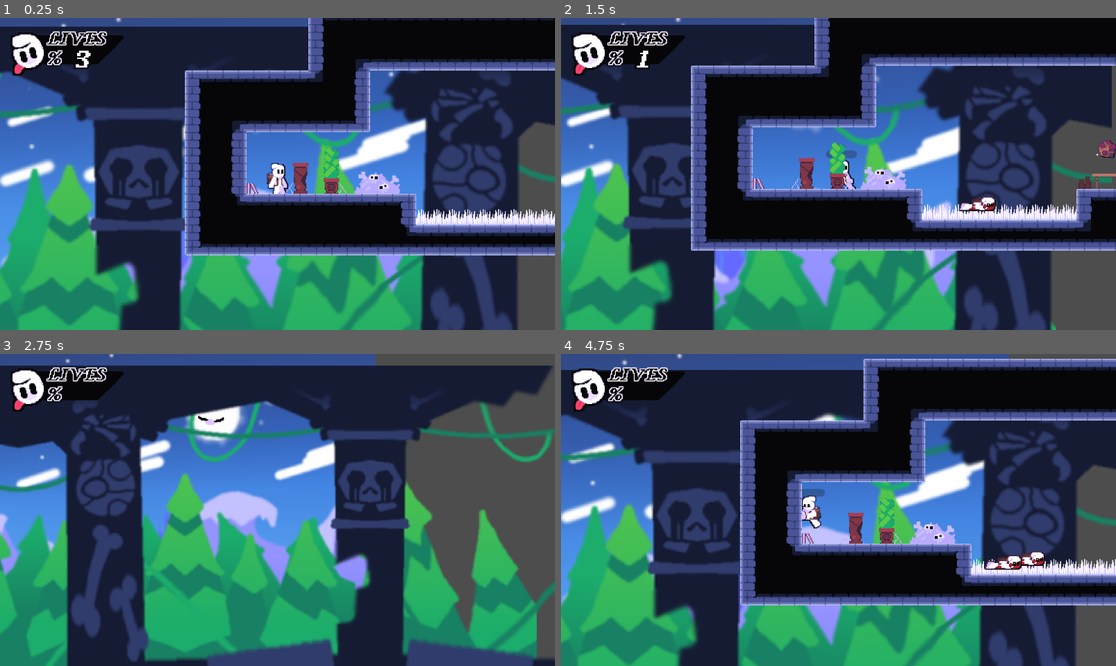
Above: before the commit, frames 1-4 (two rows, left to right).
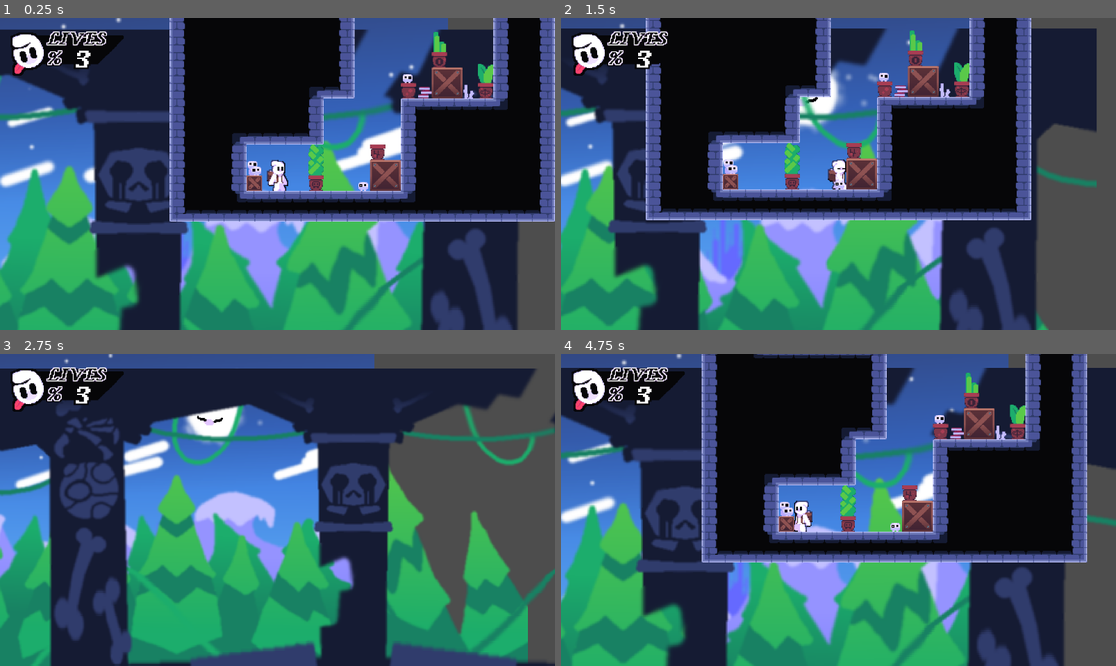
Above: after the commit, the same moments.

Repository: INV-matt/GMTK-game-jam
Game: Godot game, scene res://Main/main.tscn
The game is run twice, just before and just after one commit, with the same random seed, the same clock (stepped at 60 frames per second) and the same inputs.
Inputs:
- Up to frame 1 (0.25 s): no input
- Up to frame 2 (1.5 s): hold D (pl_right) from 0.53 s (still down); tap Z (pl_attack) at 0.6 s; tap Space (pl_jump) at 0.77 s; tap E (pl_dash) at 1.35 s
- Up to frame 3 (2.75 s): tap Space (pl_jump) at 1.52 s; release D (pl_right) at 2.03 s; hold A (pl_left) from 2.03 s (still down); tap Tab (pl_scout) at 2.1 s
- Up to frame 4 (4.75 s): release A (pl_left) at 2.78 s; hold D (pl_right) 2.78-4.28 s; tap Z (pl_attack) at 2.85 s; tap Space (pl_jump) at 3.02, 3.77, 4.52 s; hold E (pl_dash) 3.53-4.28 s; hold A (pl_left) from 4.28 s (still down); tap Tab (pl_scout) at 4.35 s

The runs differ from the first frame. In frame 1, 44% of the frame differs, in the area x 0-100%, y 0-99%; in frame 2, 62%, in the area x 0-100%, y 0-100%; in frame 3, 31%; in frame 4, 59%.

Commit message:
Added better cookie sprite

Diff:
--- a/Cookie/next_level_progress.gd
+++ b/Cookie/next_level_progress.gd
@@ -5,7 +5,7 @@
 signal next_level
 
 func _waitForNextGlint() :
-  var time = randi_range(5, 20)
+  var time = randi_range(1, 10)
   $glintTimer.start(time)
 
 func _ready() -> void:
--- a/Cookie/next_level_progress.tscn
+++ b/Cookie/next_level_progress.tscn
@@ -1,7 +1,8 @@
-[gd_scene load_steps=17 format=3 uid="uid://cqkmli6tk17on"]
+[gd_scene load_steps=18 format=3 uid="uid://cqkmli6tk17on"]
 
 [ext_resource type="Script" uid="uid://c2re58c7bd7bh" path="res://Cookie/next_level_progress.gd" id="1_oc8bs"]
 [ext_resource type="Texture2D" uid="uid://3vbqlg4xmu0q" path="res://Cookie/Cookie-Sheet.png" id="2_g1xyc"]
+[ext_resource type="Texture2D" uid="uid://bos4tyfr5cive" path="res://Cookie/Cookie_No_Shine-Sheet.png" id="3_radf3"]
 
 [sub_resource type="Animation" id="Animation_rgwi1"]
 length = 0.001
@@ -44,7 +45,7 @@
 "times": PackedFloat32Array(0.5, 1.5),
 "transitions": PackedFloat32Array(1, 1),
 "update": 0,
-"values": [Vector2(0, 10), Vector2(0, -10)]
+"values": [Vector2(0, 5), Vector2(0, -5)]
 }
 
 [sub_resource type="AnimationLibrary" id="AnimationLibrary_m3cjo"]
@@ -85,8 +86,8 @@
 atlas = ExtResource("2_g1xyc")
 region = Rect2(48, 96, 48, 48)
 
-[sub_resource type="AtlasTexture" id="AtlasTexture_2sfdh"]
-atlas = ExtResource("2_g1xyc")
+[sub_resource type="AtlasTexture" id="AtlasTexture_cy0dj"]
+atlas = ExtResource("3_radf3")
 region = Rect2(0, 0, 48, 48)
 
 [sub_resource type="SpriteFrames" id="SpriteFrames_tvj5x"]
@@ -146,6 +147,7 @@
 sprite_frames = SubResource("SpriteFrames_tvj5x")
 animation = &"idle"
 autoplay = "idle"
+frame_progress = 0.541064
 
 [node name="collider" type="Area2D" parent="Sprite2D"]
 scale = Vector2(1.5, 1.5)
--- a/Main/main.tscn
+++ b/Main/main.tscn
@@ -102,4 +102,3 @@
 unique_name_in_owner = true
 
 [node name="LevelManager" parent="." instance=ExtResource("12_f3gf5")]
-startingLevel = 1
Binary file added: Cookie/Cookie_No_Shine-Sheet.png
Not shown, added: Cookie/Cookie_No_Shine-Sheet.png.import
Not shown: 1 places in Cookie/next_level_progress.tscn that only renumber resources
